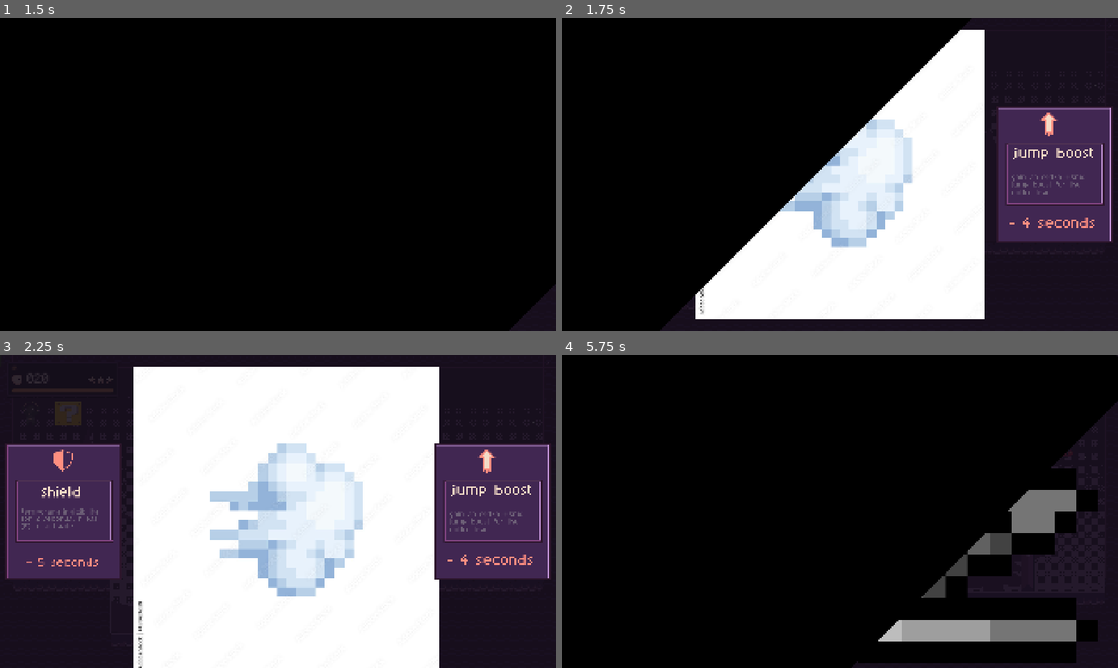
Above: before the commit, frames 1-4 (two rows, left to right).
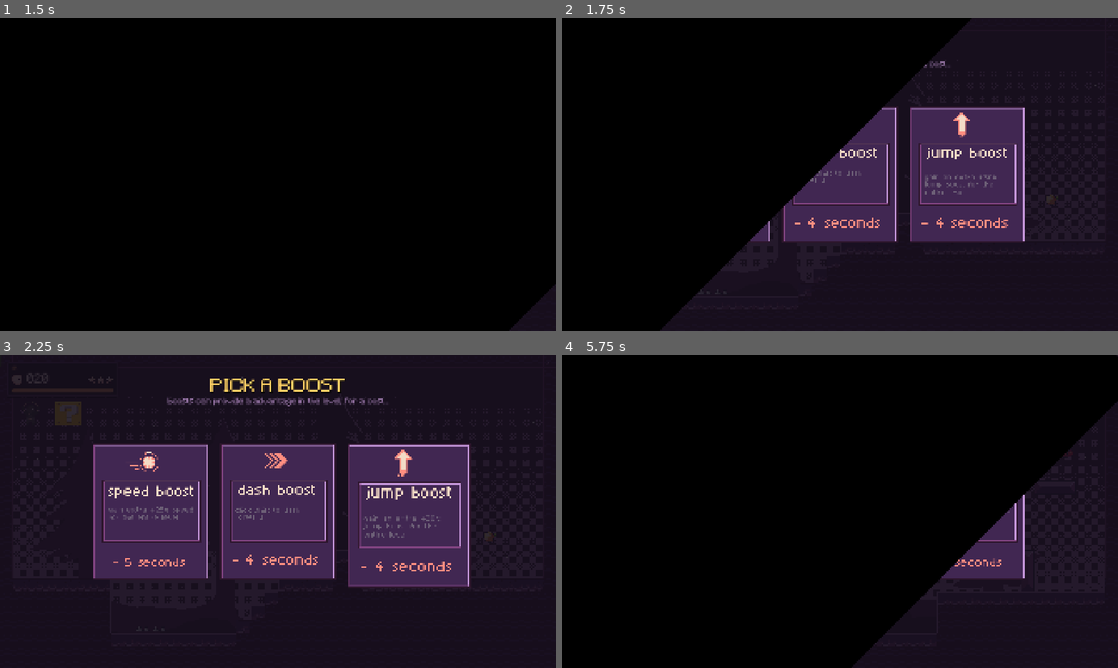
Above: after the commit, the same moments.

Repository: SmoothAsphaltRoads/thirdspacegame
Game: Godot game, scene res://scenes/main_menu.tscn
Same seed, same stepped clock (60 frames per second), same inputs: the game is played once before the commit and once after it.
Inputs (mouse positions are in pixels of both pictures, inside the frame that each line leads up to; where the layout moved, square brackets give the same spot in the first picture):
- Up to frame 1 (1.5 s): click "Start Game" at 0.5 s; click "Start Game" at 1.25 s
- Up to frame 2 (1.75 s): no input
- Up to frame 3 (2.25 s): tap Enter (ui_accept) at 2 s; move the mouse to (400, 495) at 2.02 s; hold D (right) from 2.03 s (still down); tap W (jump) at 2.1 s; click (400, 495) at 2.17 s
- Up to frame 4 (5.75 s): tap W (jump) at 2.27, 2.57, 3.02, 3.05, 3.32, 3.8 s; move the mouse to (728, 527) at 2.77 s; tap N (next) at 2.85 s; move the mouse to (895, 442) at 3.52 s; release D (right) at 3.53 s; hold A (left) 3.53-4.25 s; tap Alt at 3.6 s; click (712, 511) [595, 511] at 4.25 s; click (840, 511) [723, 511] at 5 s

Frame 1 is identical in both runs. In frame 2, 36% of the frame differs, in the area x 24-99%, y 3-97%; in frame 3, 67%, in the area x 1-99%, y 3-100%; in frame 4, 12%.

Commit message:
ok fixed the boost menu cuz im the goat

Diff:
--- a/boost_menu.gd
+++ b/boost_menu.gd
@@ -14,15 +14,15 @@
 	},
 	"glide":{
 		"cost" :3.0,
-		"card": preload("res://assets/ui/featherpixart.jpg")
+		"card": preload("res://assets/ui/powerup-featherfalling.png")
 	},
-	"double_jump":{
-		"cost" = 6.0,
-		"card" = preload("res://assets/ui/springpixart.webp")
-	},
+	#"double_jump":{
+	#	"cost" = 6.0,
+	#	"card" = preload("res://assets/ui/springpixart.webp")
+	#},
 	"dash":{
 		"cost" = 5.0,
-		"card" =preload("res://assets/ui/dashpixart.jpg")
+		"card" =preload("res://assets/ui/powerup-dash.png")
 	}
 }
 @onready var cards = [$Cards/Card1,$Cards/Card2,$Cards/Card3]
